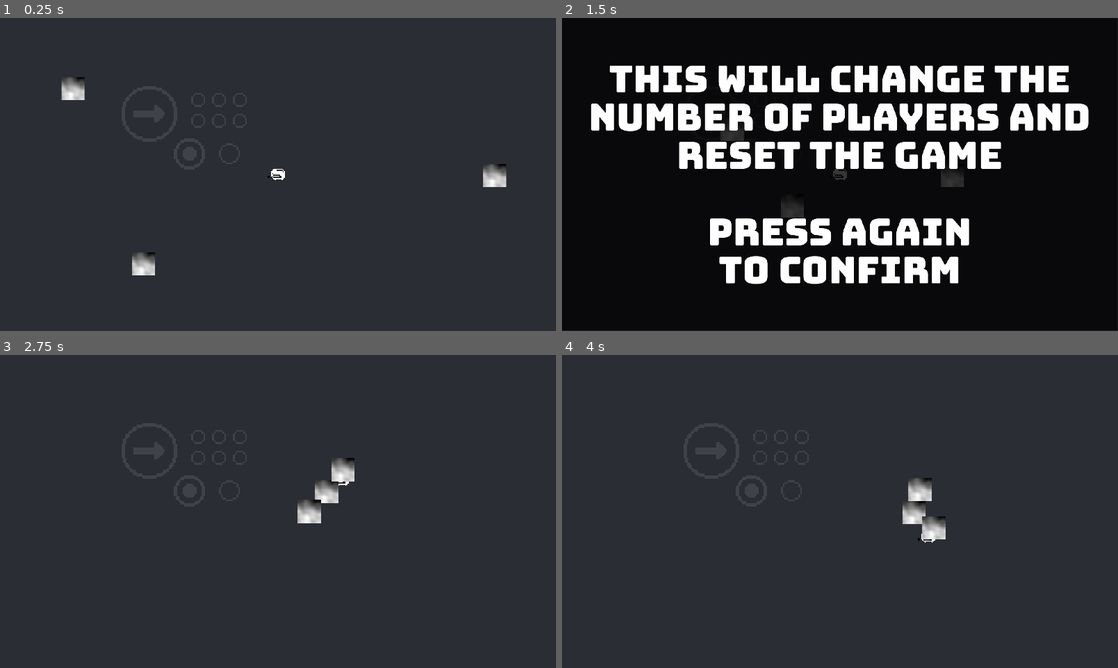
Above: before the commit, frames 1-4 (two rows, left to right).
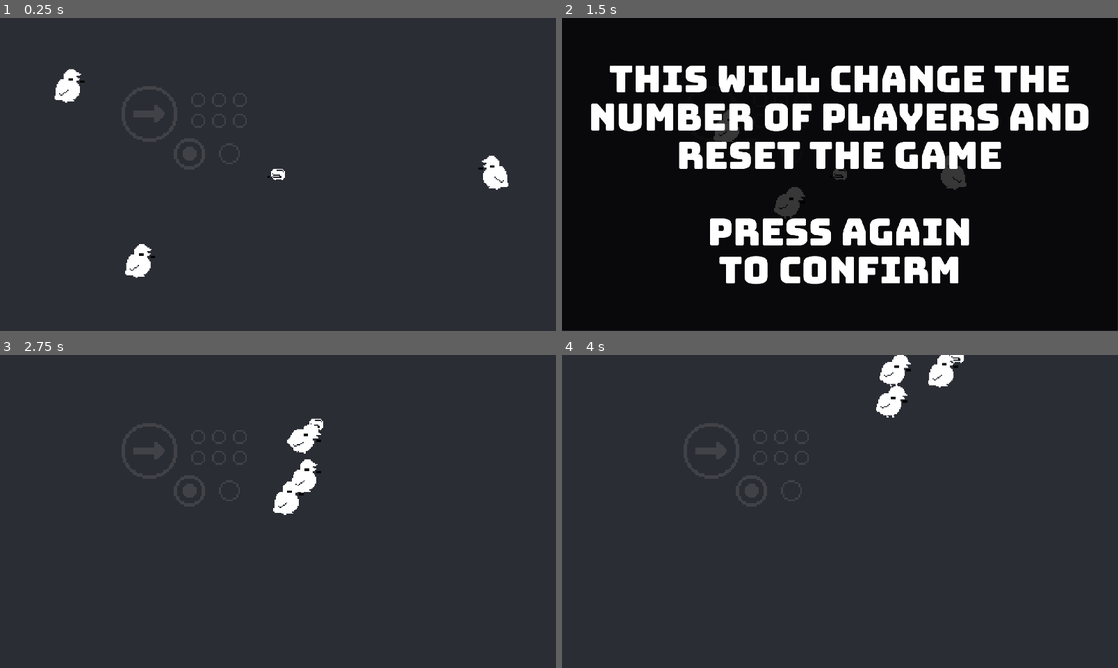
Above: after the commit, the same moments.

Repository: tm-nielsen/arcade-jam-2024
Game: Godot game, scene res://scenes/root.tscn
Same seed, same stepped clock (60 frames per second), same inputs: the game is played once before the commit and once after it.
Inputs (mouse positions are in pixels of both pictures, inside the frame that each line leads up to):
- Up to frame 1 (0.25 s): no input
- Up to frame 2 (1.5 s): move the mouse to (962, 158) at 0.52 s; tap 1 (select_1_player) at 0.6 s; move the mouse to (728, 190) at 1.27 s; tap 2 (select_2_players) at 1.35 s
- Up to frame 3 (2.75 s): move the mouse to (333, 442) at 2.02 s; tap 1 (select_1_player) at 2.1 s
- Up to frame 4 (4 s): move the mouse to (812, 574) at 2.77 s; tap 2 (select_2_players) at 2.85 s; move the mouse to (1006, 558) at 3.52 s; tap 1 (select_1_player) at 3.6 s

The runs differ from the first frame. In frame 1, 1.2% of the frame differs, in the area x 9-92%, y 16-84%; in frame 2, 0.5%; in frame 3, 1.9%; in frame 4, 2.0%, in the area x 56-73%, y 0-60%.

Commit message:
Added simple enemy animation

Diff:
--- a/scenes/prefabs/enemy.tscn
+++ b/scenes/prefabs/enemy.tscn
@@ -1,34 +1,79 @@
-[gd_scene load_steps=6 format=3 uid="uid://snqevw5plu38"]
+[gd_scene load_steps=11 format=3 uid="uid://snqevw5plu38"]
 
 [ext_resource type="Script" path="res://scripts/enemy_controller.gd" id="1_xlscy"]
+[ext_resource type="Texture2D" uid="uid://b8istm8mudtl0" path="res://sprites/enemies/bird.png" id="2_ltgag"]
 
-[sub_resource type="FastNoiseLite" id="FastNoiseLite_b4x6q"]
+[sub_resource type="AtlasTexture" id="AtlasTexture_yigbq"]
+atlas = ExtResource("2_ltgag")
+region = Rect2(0, 0, 32, 32)
 
-[sub_resource type="NoiseTexture2D" id="NoiseTexture2D_mgn3x"]
-width = 20
-height = 20
-noise = SubResource("FastNoiseLite_b4x6q")
+[sub_resource type="AtlasTexture" id="AtlasTexture_63sm8"]
+atlas = ExtResource("2_ltgag")
+region = Rect2(32, 0, 32, 32)
 
-[sub_resource type="CircleShape2D" id="CircleShape2D_mkrrg"]
+[sub_resource type="AtlasTexture" id="AtlasTexture_atn1w"]
+atlas = ExtResource("2_ltgag")
+region = Rect2(0, 32, 32, 32)
 
-[sub_resource type="CircleShape2D" id="CircleShape2D_vy17k"]
-radius = 8.0
+[sub_resource type="AtlasTexture" id="AtlasTexture_rrgje"]
+atlas = ExtResource("2_ltgag")
+region = Rect2(32, 32, 32, 32)
 
-[node name="Enemy" type="CharacterBody2D"]
+[sub_resource type="SpriteFrames" id="SpriteFrames_6whxy"]
+animations = [{
+"frames": [{
+"duration": 1.0,
+"texture": SubResource("AtlasTexture_yigbq")
+}, {
+"duration": 1.0,
+"texture": SubResource("AtlasTexture_63sm8")
+}, {
+"duration": 1.0,
+"texture": SubResource("AtlasTexture_atn1w")
+}, {
+"duration": 1.0,
+"texture": SubResource("AtlasTexture_rrgje")
+}],
+"loop": true,
+"name": &"idle",
+"speed": 12.0
+}]
+
+[sub_resource type="CircleShape2D" id="CircleShape2D_cqxww"]
+radius = 11.0
+
+[sub_resource type="CircleShape2D" id="CircleShape2D_i0co8"]
+radius = 6.0
+
+[sub_resource type="CapsuleShape2D" id="CapsuleShape2D_5vqtn"]
+radius = 6.0
+height = 18.0
+
+[node name="Enemy" type="CharacterBody2D" node_paths=PackedStringArray("animator")]
 texture_filter = 1
 collision_layer = 8
 collision_mask = 13
 script = ExtResource("1_xlscy")
+animator = NodePath("Sprite2D")
 
-[node name="Sprite2D" type="Sprite2D" parent="."]
-texture = SubResource("NoiseTexture2D_mgn3x")
+[node name="Sprite2D" type="AnimatedSprite2D" parent="."]
+position = Vector2(-2, -2)
+sprite_frames = SubResource("SpriteFrames_6whxy")
+animation = &"idle"
+autoplay = "idle"
+frame_progress = 0.687855
 
 [node name="CollisionShape2D" type="CollisionShape2D" parent="."]
-shape = SubResource("CircleShape2D_mkrrg")
+shape = SubResource("CircleShape2D_cqxww")
+
+[node name="HeadCollider" type="CollisionShape2D" parent="."]
+position = Vector2(-6, -10)
+shape = SubResource("CircleShape2D_i0co8")
 
 [node name="PlayerCollisionArea" type="Area2D" parent="."]
-collision_layer = 8
 collision_mask = 2
 
 [node name="CollisionShape2D" type="CollisionShape2D" parent="PlayerCollisionArea"]
-shape = SubResource("CircleShape2D_vy17k")
+position = Vector2(1, 7)
+rotation = 1.5708
+shape = SubResource("CapsuleShape2D_5vqtn")
--- a/scripts/enemy_controller.gd
+++ b/scripts/enemy_controller.gd
@@ -4,7 +4,11 @@
 @export var acceleration: float = 2
 @export var damping: float = 0.8
 @export var score_value: int = 50
+@export var animator: AnimatedSprite2D
 
+
+func _ready():
+  animator.speed_scale = 0.95 + randf() * 0.1
 
 func _physics_process(delta):
   var target_position = get_closest_player_position()
@@ -12,6 +16,8 @@
   var direction = (target_position - position).normalized()
   velocity += direction * acceleration
   velocity *= 1.0 - damping * delta
+
+  animator.flip_h = direction.x > 0
 
   move_and_slide()
 
Binary file added: sprites/enemies/bird.png
Not shown, added: sprites/enemies/bird.png.import
